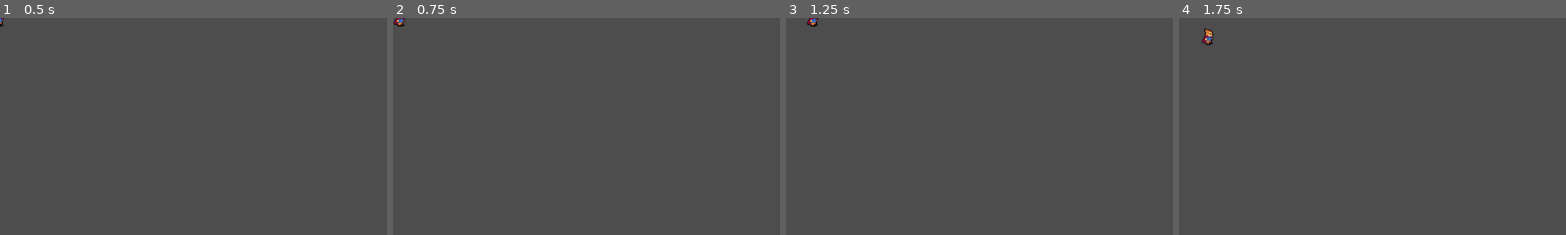
Above: before the commit, frames 1-4 (left to right).
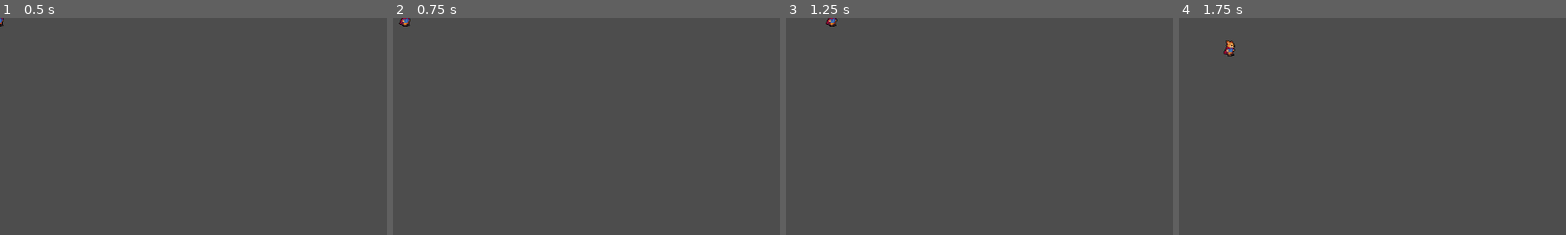
Above: after the commit, the same moments.

Repository: DMAlexander/godot-action-rpg
Game: Godot game, scene res://Player/Player.tscn
Same seed, same stepped clock (60 frames per second), same inputs: the game is played once before the commit and once after it. The project has no main scene, so this scene is started directly.
Inputs:
- Up to frame 1 (0.5 s): no input
- Up to frame 2 (0.75 s): tap Enter at 0.5 s; hold Right (ui_right) from 0.53 s (still down)
- Up to frame 3 (1.25 s): keep holding Right (ui_right)
- Up to frame 4 (1.75 s): release Right (ui_right) at 1.28 s; hold Down (ui_down) from 1.28 s (still down)
The pictures show only the part of the screen within x 0-50%, y 0-50%; the shares and areas given below are measured in that part.

Frame 1 is identical in both runs. In frame 2, 0.1% of the frame differs, in the area x 0-5%, y 0-5%; in frame 3, 0.2%; in frame 4, 0.3%, in the area x 5-15%, y 4-18%.

Commit message:
Got more smooth movement working

Diff:
--- a/Player/Player.tscn
+++ b/Player/Player.tscn
@@ -3,8 +3,9 @@
 [ext_resource type="Script" path="res://Player/player.gd" id="1_dviho"]
 [ext_resource type="Texture2D" uid="uid://cqco6ap4tjlro" path="res://Player/Player.png" id="2_bf052"]
 
-[node name="Player" type="CharacterBody2D"]
+[node name="Player" type="CharacterBody2D" node_paths=PackedStringArray("character_body_2d")]
 script = ExtResource("1_dviho")
+character_body_2d = NodePath(".")
 
 [node name="Sprite2D" type="Sprite2D" parent="."]
 texture = ExtResource("2_bf052")
--- a/Player/player.gd
+++ b/Player/player.gd
@@ -1,14 +1,27 @@
 extends CharacterBody2D
+
+@export var character_body_2d: CharacterBody2D
+@export var speed: int = 1000
+
+const ACCELERATION = 100
+const MAX_SPEED: int = 100
+const FRICTION = 10
+
+var player: CharacterBody2D
+var max_speed: int = 100
+
 
 func _physics_process(delta):
 	var input_vector = Vector2.ZERO
 	input_vector.x = Input.get_action_strength("ui_right") - Input.get_action_strength("ui_left")
 	input_vector.y = Input.get_action_strength("ui_down") - Input.get_action_strength("ui_up")
+	input_vector = input_vector.normalized()
 
 	if input_vector != Vector2.ZERO:
-		velocity = input_vector
+		velocity += input_vector * ACCELERATION * delta
+		velocity = velocity.limit_length(MAX_SPEED * delta)
 	else:
-		velocity = Vector2.ZERO
+		velocity = velocity.move_toward(Vector2.ZERO, FRICTION * delta)
 
 	move_and_collide(velocity)
 
